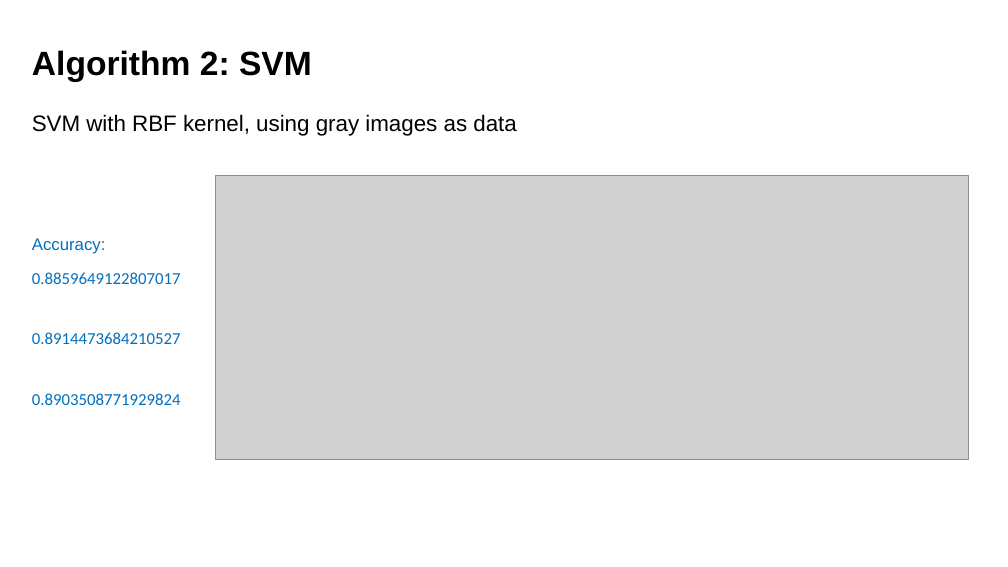
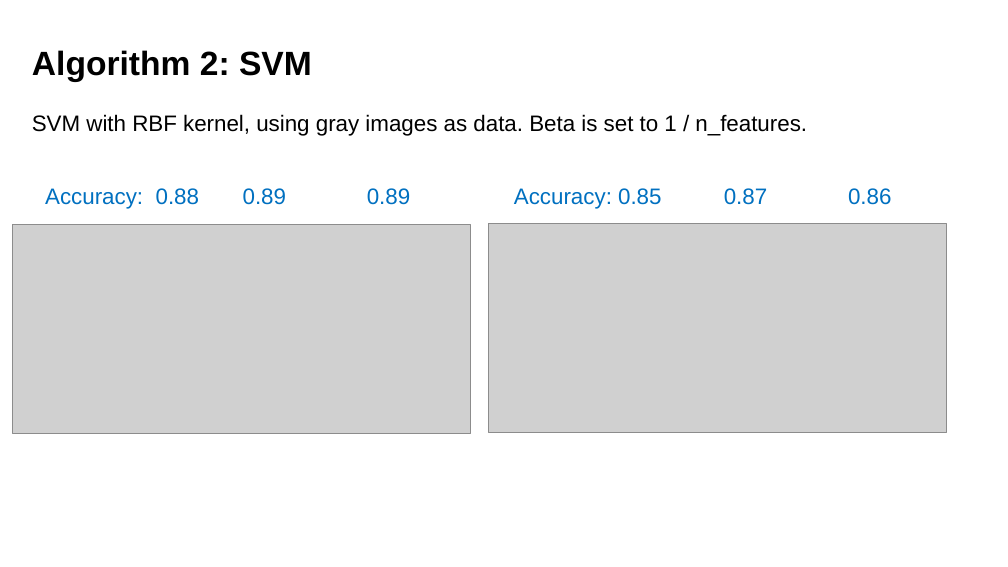
Before and after one commit to GuoJiaqi-1020/EE-475-ML-Final-Project, a slide deck: slide 8 of ML_Final_guojiaqi.pptx (slide 9 before the commit). Drawn at 1008x567 pixels with LibreOffice and Linux fonts; fonts in the diff are those of the drawing; grey boxes stand for pictures; background and template pictures are left out. Boxes give left, top, right and bottom in pixels: in the first picture for what was removed or moved away, otherwise in the second. Text is boxed around its words. In the diff, an @@ line names an element or a change of style, - is before the commit and + after.

```diff
--- a/ML_Final_guojiaqi.pptx
+++ b/ML_Final_guojiaqi.pptx
@@ text at [32,114,807,136]: text changed @@
-SVM with RBF kernel, using gray images as data
+SVM with RBF kernel, using gray images as data. Beta is set to 1 / n_features.
@@ picture removed at [215,175,969,460] @@
@@ text at [45,188,410,209]: text changed; size 12 to 16 pt; font Calibri to Arial @@
-Accuracy:
-0.8859649122807017 0.8914473684210527 0.8903508771929824
+Accuracy: 0.88 0.89 0.89
@@ text added at [514,188,891,209], 16 pt, text #0070C0 @@
+Accuracy: 0.85 0.87 0.86
@@ picture added at [13,225,472,433] @@
@@ picture added at [489,224,948,432] @@
```
Also in this commit, not shown: 7 other slides changed, 2 slides added, 4 slides removed, 2 other files.
